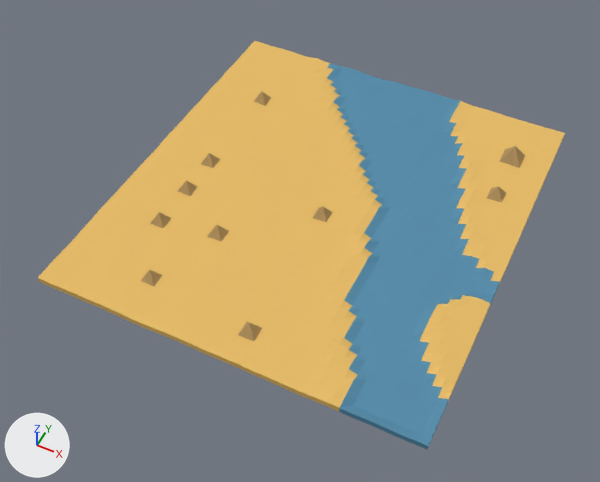
A saved change to the Blender file android/assets/blender/Egypt_East.blend.
Rendered twice from a camera (50 mm lens) standing at (83.1, -115.0, 153.2) and looking at (19.2, 12.7, -6.5). Every picture has the same lights, and +X, +Y and +Z are marked at lower left.
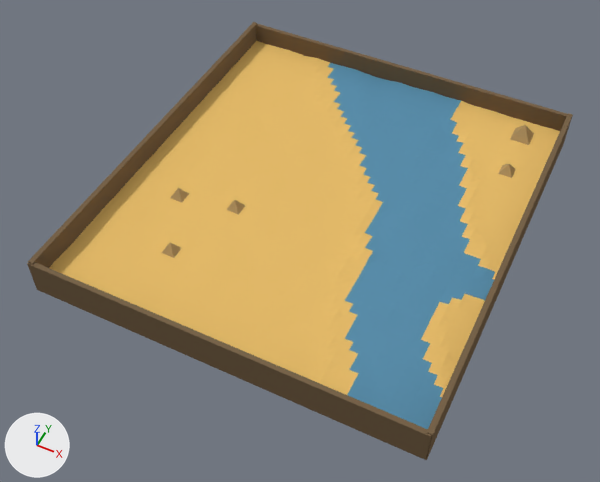
Pixel boxes [x1, y1, x2, y2] of what changed, in the pictures (600 x 482 px; the box of a moved part takes in the faces that stretch with it):
'Plane.004', reshaped, rescaled, turned: before [38, 41, 565, 449]; after [49, 41, 560, 429]
'Cube_145_001', added (brown): after [27, 262, 432, 460]
'Cube_145_003', added (brown): after [28, 22, 257, 268]
'Cube_145', added (brown): after [256, 24, 568, 131]
'Cube_145_002', added (brown): after [426, 113, 573, 460]
'Cube.305', deleted: before [499, 146, 525, 168]
'Cube_305', added: after [510, 125, 534, 145]
'Cube.003', deleted: before [238, 322, 262, 341]
'Cube.204', deleted: before [207, 225, 229, 241]
'Cube.155', deleted: before [141, 270, 162, 287]
'Cube.304', deleted: before [487, 186, 506, 203]
'Cube.205', deleted: before [150, 212, 172, 228]
'Cube.002', deleted: before [312, 207, 333, 222]
'Cube.000', deleted: before [178, 180, 198, 196]
'Cube_155', added: after [162, 243, 181, 258]
'Cube.001', deleted: before [201, 153, 221, 168]
'Cube_304', added: after [498, 164, 516, 178]
'Cube_204', added: after [227, 200, 245, 215]
'Cube_205', added: after [170, 188, 189, 202]
'Cube.004', deleted: before [254, 91, 271, 106]
part 1 of me_plane_004, moved or reshaped: before [324, 65, 503, 446]; after [324, 65, 497, 429]

What the commit changed:
Material 'Material_000' (mat_material_000_1) is new.
Its base color is (0.188, 0.127, 0.0704) (brown #78644b).
me_plane_004 is used by ob_plane_004; location (0.0, 0.0, 0.0); rotation (0.0, 0.0, 6.283), in degrees (0, 0, 360); scale (69.9, 76.2, 54.6).
me_plane_004 had 2296 vertices, 2205 faces and spanned x -0.406..1.0, y -0.406..1.0, z -0.027..0.021.
me_plane_004 now has 2296 vertices, 4410 faces and spans x -0.406..1.0, y -0.406..1.0, z -0.027..0.021.
me_plane_004 part 1: 357 vertices moved from x 0.031..0.969, y -0.375..0.969, z -0.013..0.002 to x 0.031..0.969, y -0.375..0.969, z 0.002..0.017; 162 vertices removed from x 0.031..0.969, y -0.375..0.969, z -0.011..-0.001; 162 vertices added at x 0.031..0.969, y -0.375..0.969, z 0.004..0.014.
Mesh me_cube_005 is new.
It has 32 vertices, 60 faces and spans x -1.0..1.01, y -1.0..1.0, z -1.0..1.0.
It uses material mat_material_001 (brown #b49767).
Mesh me_cube_008 is new.
It has 32 vertices, 60 faces and spans x -1.0..1.01, y -1.0..1.0, z -1.0..1.0.
It uses material mat_material_004 (brown #b49767).
Mesh me_cube_009 is new.
It has 32 vertices, 60 faces and spans x -1.0..1.01, y -1.0..1.0, z -1.0..1.0.
It uses material mat_material_004 (brown #b49767).
Mesh me_cube_010 is new.
It is a box spanning x -1.0..1.0, y -1.0..1.0, z -1.0..1.0.
It uses material mat_material_000_1 (brown #78644b).
Object 'Plane.004' (ob_plane_004) turns from (0, 0, 360) to (0, 0, 0) degrees about x, y and z.
Object 'Plane.004' (ob_plane_004) is rescaled from (69.9, 76.2, 54.6) to (70.2, 76.5, 54.8).
Object 'Cube.304' (ob_cube_304) is deleted.
Object 'Cube.305' (ob_cube_305) is deleted.
Object 'Cube.155' (ob_cube_155) is deleted.
Object 'Cube.204' (ob_cube_204) is deleted.
Object 'Cube.205' (ob_cube_205) is deleted.
Object 'Cube.000' (ob_cube_000) is deleted.
Object 'Cube.001' (ob_cube_001) is deleted.
Object 'Cube.002' (ob_cube_002) is deleted.
Object 'Cube.003' (ob_cube_003) is deleted.
Object 'Cube.004' (ob_cube_004) is deleted.
Object 'Cube_205' (ob_cube_205_1) is new; it shows me_cube_005.
Its location is (-12.9, 7.4, 1.6).
Its rotation in degrees is (0, 0, -90).
Its scale is (2.1, 2.1, 1.66).
Object 'Cube_204' (ob_cube_204_1) is new; it shows a copy of me_cube_005.
Its location is (2.2, 10.1, 1.6).
Its rotation in degrees is (0, 0, -90).
Its scale is (2.1, 2.1, 1.66).
Object 'Cube_155' (ob_cube_155_1) is new; it shows a copy of me_cube_005.
Its location is (-4.7, -9.5, 1.6).
Its rotation in degrees is (0, 0, -90).
Its scale is (2.1, 2.1, 1.66).
Object 'Cube_305' (ob_cube_305_1) is new; it shows me_cube_008.
Its location is (59.6, 69.5, 2.3).
Its rotation in degrees is (0, 0, 90).
Its scale is (2.91, 2.91, 2.3).
Object 'Cube_304' (ob_cube_304_1) is new; it shows me_cube_009.
Its location is (60.1, 54.0, 1.7).
Its rotation in degrees is (0, 0, 90).
Its scale is (2.05, 2.05, 1.62).
Object 'Cube_145' (ob_cube_145) is new; it shows me_cube_010.
Its location is (20.5, 77.0, 1.1).
Its rotation in degrees is (0, 0, 180).
Its scale is (49.7, 0.593, 4.86).
Object 'Cube_145_001' (ob_cube_145_001) is new; it shows a copy of me_cube_010.
Its location is (20.5, -31.2, 1.1).
Its rotation in degrees is (0, 0, 180).
Its scale is (49.7, 0.593, 4.86).
Object 'Cube_145_003' (ob_cube_145_003) is new; it shows a copy of me_cube_010.
Its location is (-28.5, 22.9, 1.1).
Its rotation in degrees is (0, 0, -90).
Its scale is (54.3, 0.648, 5.32).
Object 'Cube_145_002' (ob_cube_145_002) is new; it shows a copy of me_cube_010.
Its location is (69.7, 22.9, 1.1).
Its rotation in degrees is (0, 0, -90).
Its scale is (54.3, 0.648, 5.32).
